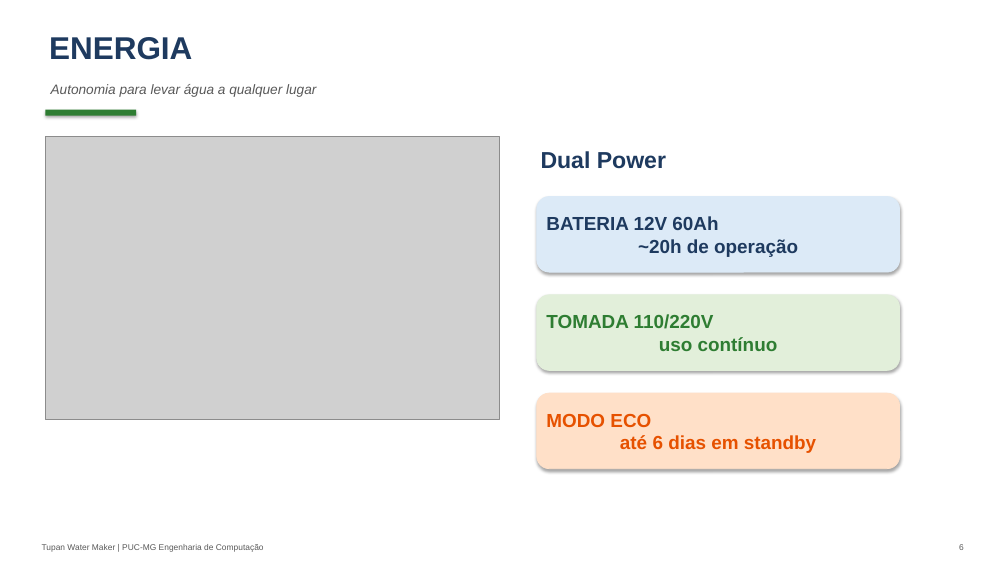
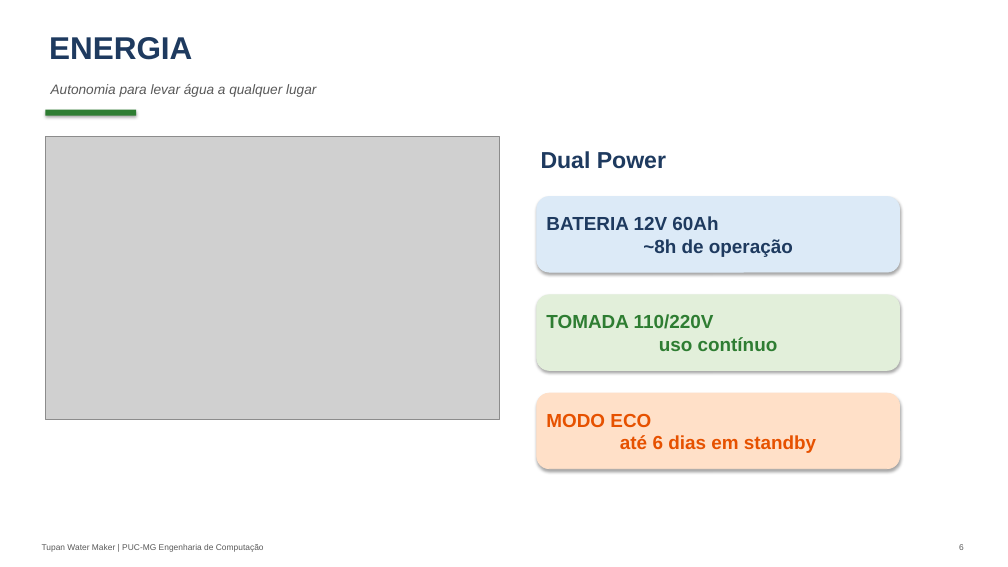
Before and after one commit to tuliofh01/Tupan, a slide deck: slide 6 of Tupan_Water_Maker_Pitch.pptx. Drawn at 1008x567 pixels with LibreOffice and Linux fonts; fonts in the diff are those of the drawing; grey boxes stand for pictures. Boxes give left, top, right and bottom in pixels: in the first picture for what was removed or moved away, otherwise in the second. Text is boxed around its words. In the diff, an @@ line names an element or a change of style, - is before the commit and + after.

```diff
--- a/Tupan_Water_Maker_Pitch.pptx
+++ b/Tupan_Water_Maker_Pitch.pptx
@@ text in rounded rectangle at [546,216,793,257]: text changed @@
-BATERIA 12V 60Ah
-~20h de operação
+BATERIA 12V 60Ah
+~8h de operação
```
Also in this commit, not shown: 1 other slide changed, 16 other files.
